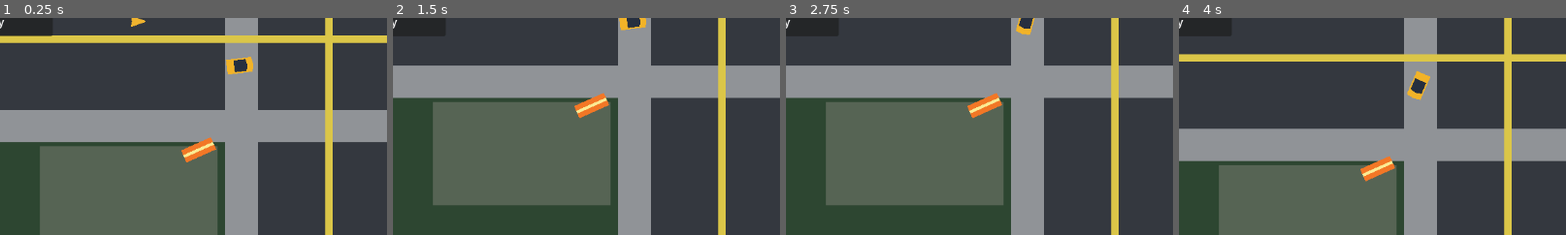
Above: before the commit, frames 1-4 (left to right).
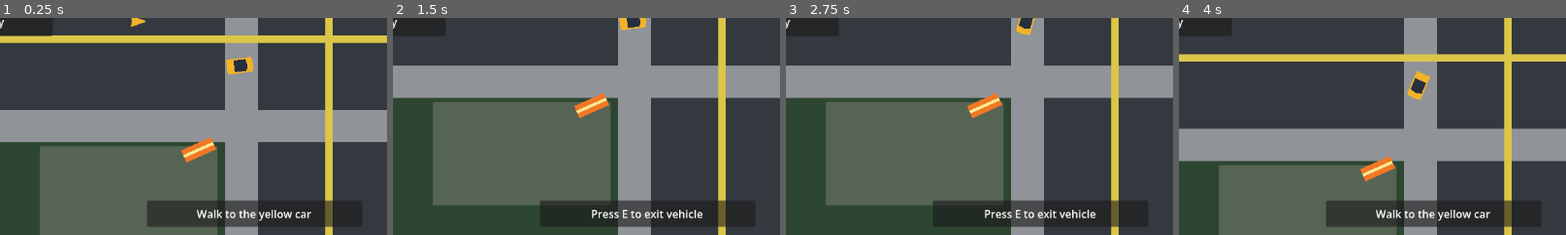
Above: after the commit, the same moments.

Repository: mjulstein/godot-gta
Game: Godot game, scene res://scenes/main/game.tscn
The game is run twice, just before and just after one commit, with the same random seed, the same clock (stepped at 60 frames per second) and the same inputs.
Inputs:
- Up to frame 1 (0.25 s): no input
- Up to frame 2 (1.5 s): tap Enter at 0.5 s; hold D (move_right) 0.53-1.28 s; hold E (interact) 0.53-1.28 s; hold S (brake) from 1.28 s (still down); tap E (interact) at 1.35 s
- Up to frame 3 (2.75 s): tap E (interact) at 2 s; release S (brake) at 2.03 s; hold D (move_right) from 2.03 s (still down); hold E (interact) from 2.03 s (still down)
- Up to frame 4 (4 s): release D (move_right) at 2.78 s; release E (interact) at 2.78 s; hold W (accelerate) 2.78-3.53 s; tap E (interact) at 2.85 s; tap Space at 3.5 s; hold A (move_left) from 3.53 s (still down); hold E (interact) from 3.53 s (still down)
The pictures show only the part of the screen within x 17-67%, y 49-99%; the shares and areas given below are measured in that part.

The runs differ from the first frame. In frame 1, 3.9% of the frame differs, in the area x 38-86%, y 83-97%; in frame 2, 3.8%; in frame 3, 3.8%; in frame 4, 3.9%.

Commit message:
Add interaction prompt and repo privacy guidance

Diff:
--- a/scenes/main/game.tscn
+++ b/scenes/main/game.tscn
@@ -8,6 +8,7 @@
 [ext_resource type="PackedScene" path="res://scenes/actors/player/player.tscn" id="6"]
 [ext_resource type="PackedScene" path="res://scenes/vehicles/civilian/civilian_vehicle.tscn" id="7"]
 [ext_resource type="Script" path="res://scripts/systems/vehicle_interaction_system.gd" id="8"]
+[ext_resource type="PackedScene" path="res://scenes/ui/interaction_prompt.tscn" id="9"]
 
 [node name="Game" type="Node2D"]
 script = ExtResource("1")
@@ -33,3 +34,5 @@
 [node name="Ui" type="CanvasLayer" parent="."]
 
 [node name="DebugOverlay" parent="Ui" instance=ExtResource("5")]
+
+[node name="InteractionPrompt" parent="Ui" instance=ExtResource("9")]
--- /dev/null
+++ b/scenes/ui/interaction_prompt.tscn
@@ -0,0 +1,37 @@
+[gd_scene load_steps=2 format=3]
+
+[ext_resource type="Script" path="res://scripts/ui/interaction_prompt.gd" id="1"]
+
+[node name="InteractionPrompt" type="Control"]
+layout_mode = 3
+anchors_preset = 15
+anchor_right = 1.0
+anchor_bottom = 1.0
+grow_horizontal = 2
+grow_vertical = 2
+mouse_filter = 2
+script = ExtResource("1")
+
+[node name="Panel" type="PanelContainer" parent="."]
+anchors_preset = 8
+anchor_left = 0.5
+anchor_top = 1.0
+anchor_right = 0.5
+anchor_bottom = 1.0
+offset_left = -160.0
+offset_top = -54.0
+offset_right = 160.0
+offset_bottom = -18.0
+grow_horizontal = 2
+grow_vertical = 0
+
+[node name="Margin" type="MarginContainer" parent="Panel"]
+theme_override_constants/margin_left = 10
+theme_override_constants/margin_top = 8
+theme_override_constants/margin_right = 10
+theme_override_constants/margin_bottom = 8
+
+[node name="Prompt" type="Label" parent="Panel/Margin"]
+unique_name_in_owner = true
+horizontal_alignment = 1
+text = "Press E to enter vehicle"
--- a/scripts/core/game_root.gd
+++ b/scripts/core/game_root.gd
@@ -8,6 +8,7 @@
 @onready var vehicle = $CivilianVehicle
 @onready var camera: Camera2D = $FollowCamera
 @onready var debug_overlay: Control = $Ui/DebugOverlay
+@onready var interaction_prompt = $Ui/InteractionPrompt
 @onready var interaction_system: Node = $VehicleInteractionSystem
 
 func _ready() -> void:
@@ -19,6 +20,7 @@
 	interaction_system.exit_requested.connect(_on_exit_requested)
 
 	debug_overlay.set_debug_state(debug_state)
+	interaction_prompt.set_debug_state(debug_state)
 	camera.set_world_bounds(Rect2(Vector2(-624, -344), Vector2(1248, 688)))
 	camera.set_target(player)
 
--- /dev/null
+++ b/scripts/ui/interaction_prompt.gd
@@ -0,0 +1,14 @@
+extends Control
+
+@onready var prompt_label: Label = %Prompt
+var debug_state: Node
+
+func set_debug_state(state: Node) -> void:
+	debug_state = state
+
+func _process(_delta: float) -> void:
+	if debug_state == null:
+		return
+	var hint: String = debug_state.interaction_hint
+	visible = not hint.is_empty()
+	prompt_label.text = hint
Not shown: 1 places in scenes/main/game.tscn that only renumber resources
Not shown, added: scripts/ui/interaction_prompt.gd.uid
Not shown, changed: AGENTS.md
